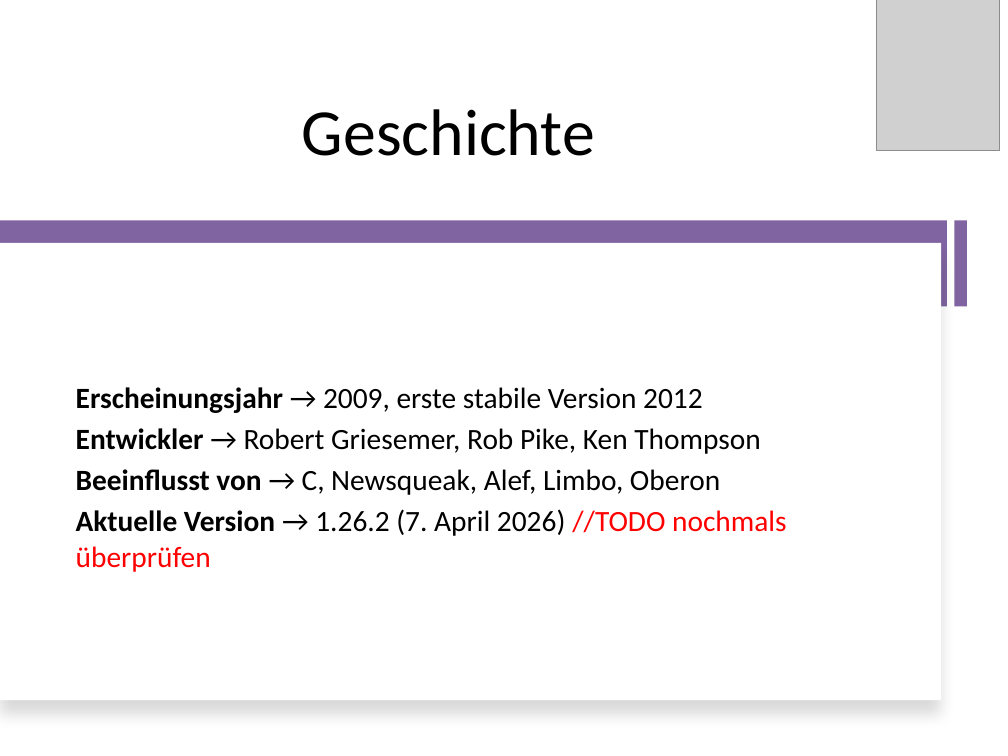
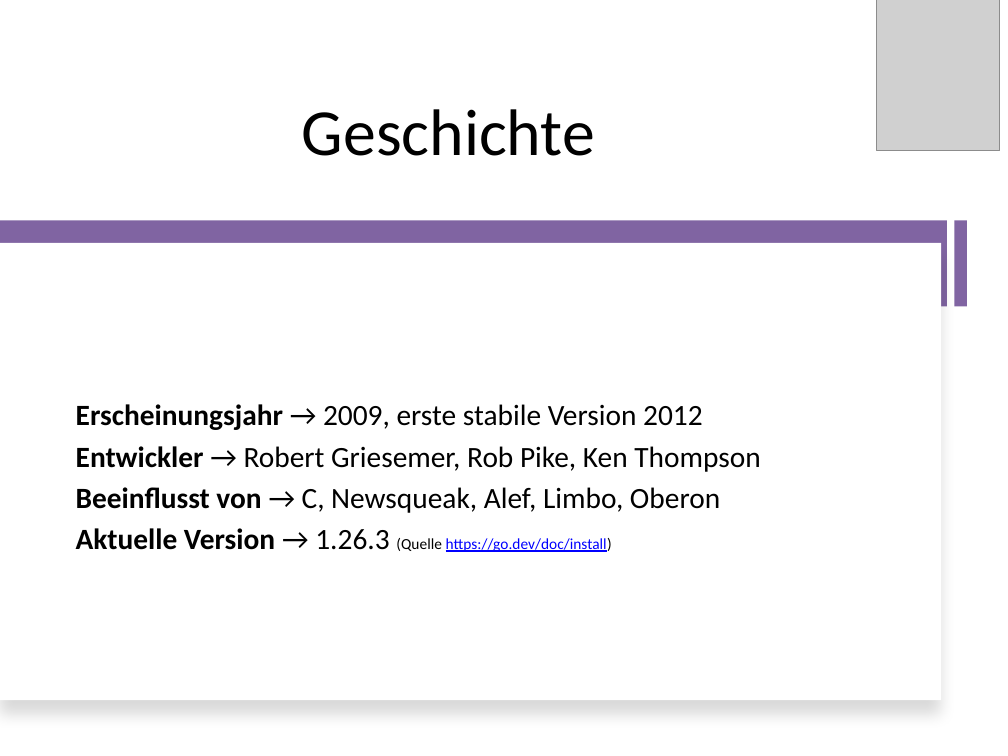
Before and after one commit to RatedNextGen/pcp-go, a slide deck: slide 3 of presentation/GO-Präsi.pptx. Drawn at 1008x756 pixels with LibreOffice and Linux fonts; fonts in the diff are those of the drawing; grey boxes stand for pictures. Boxes give left, top, right and bottom in pixels: in the first picture for what was removed or moved away, otherwise in the second. Text is boxed around its words. In the diff, an @@ line names an element or a change of style, - is before the commit and + after.

```diff
--- a/presentation/GO-Präsi.pptx
+++ b/presentation/GO-Präsi.pptx
@@ text at box(76, 528, 612, 552): text changed; size 21 to 11 pt @@
-Aktuelle Version → 1.26.2 (7. April 2026) //TODO nochmals überprüfen
+Aktuelle Version → 1.26.3 (Quelle https://go.dev/doc/install)
```
Also in this commit, not shown: 9 other slides changed, 5 slides added, 7 slides removed, 12 other files.
